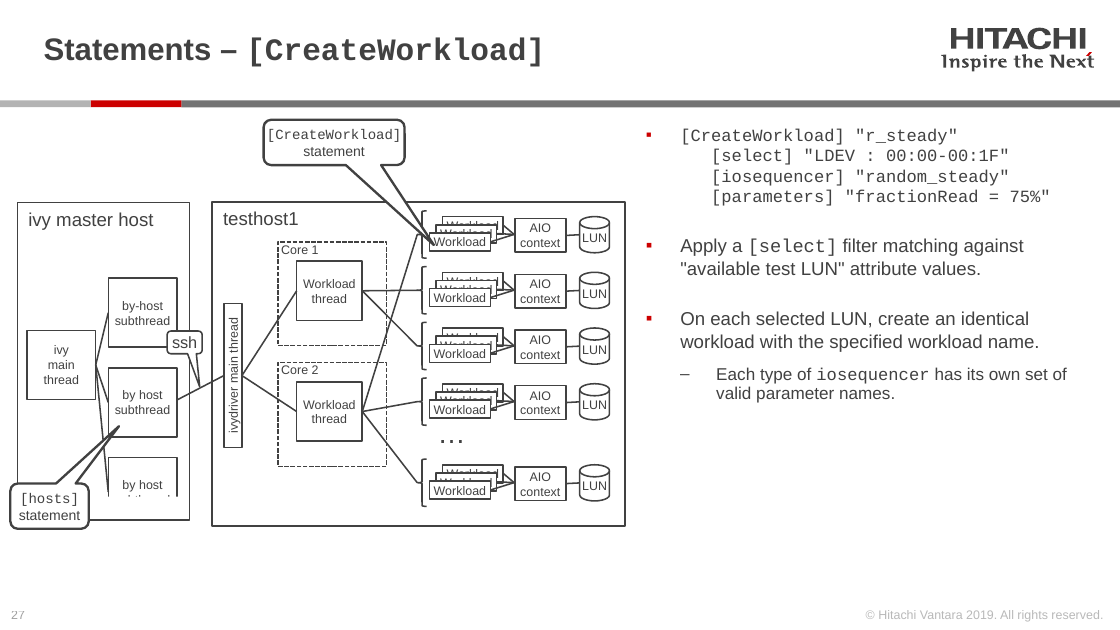
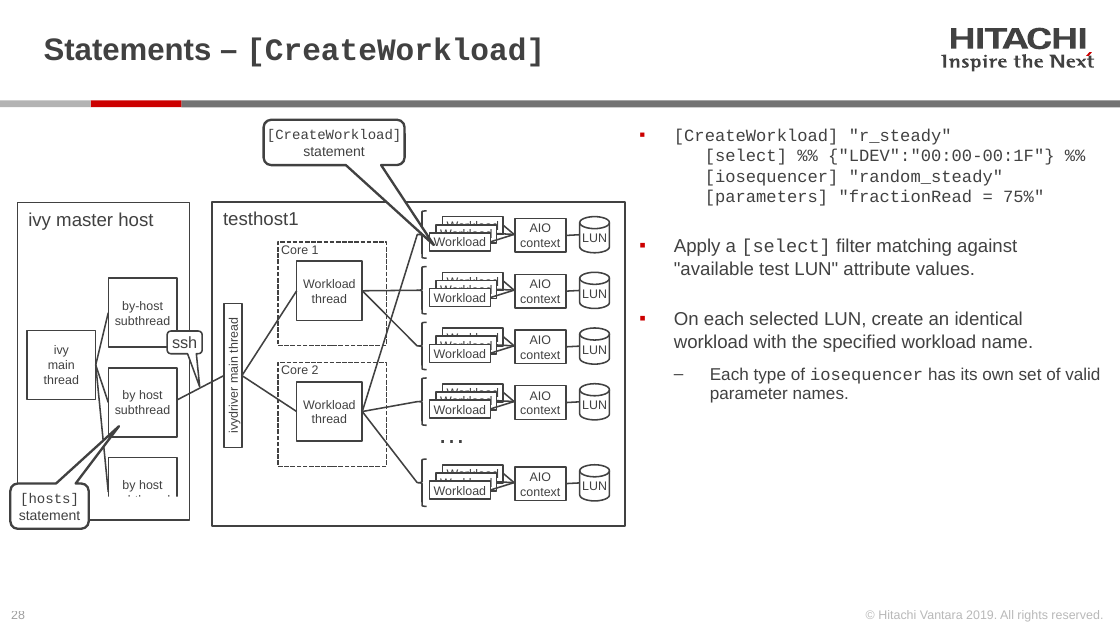
Before and after one commit to Hitachi-Data-Systems/ivy, a slide deck: slide 28 of doc/Programming the ivy engine.pptx (slide 27 before the commit). Drawn at 1120x630 pixels with LibreOffice and Linux fonts; fonts in the diff are those of the drawing. Boxes give left, top, right and bottom in pixels: in the first picture for what was removed or moved away, otherwise in the second. Text is boxed around its words. In the diff, an @@ line names an element or a change of style, - is before the commit and + after.

Commit message:
version 3.20.00
- changed VolumeCoverageFractionStart to RangeStart, etc.
- added dedupe_method workload parameter.  Supports "serpentine" and "target_spread" with stub for future "constant_ratio"
- Fixed test host CPU % busy, which previously was dividing the CPU busy by the number of measurement subintervals
- Added "active" core count and % busy.  These are the cores (actually hyperthreads) that are driving I/O.
- Removed -hyperthread command line option, which is now the default, and added -one_thread_per_core.

```diff
--- a/doc/Programming the ivy engine.pptx
+++ b/doc/Programming the ivy engine.pptx
@@ text at (x1=674, y1=128, x2=1054, y2=206): text changed @@
-▪ [CreateWorkload] "r_steady"
-  [select] "LDEV : 00:00-00:1F"
-  [iosequencer] "random_steady"
-  [parameters] "fractionRead = 75%"
+▪ [CreateWorkload] "r_steady"
+  [select] %% {"LDEV":"00:00-00:1F"} %%
+  [iosequencer] "random_steady"
+  [parameters] "fractionRead = 75%"
@@ page number at (x1=11, y1=611, x2=25, y2=619): text changed @@
-27
+28
```
Also in this commit, not shown: 27 other slides changed, 2 slides added, 24 other files.
